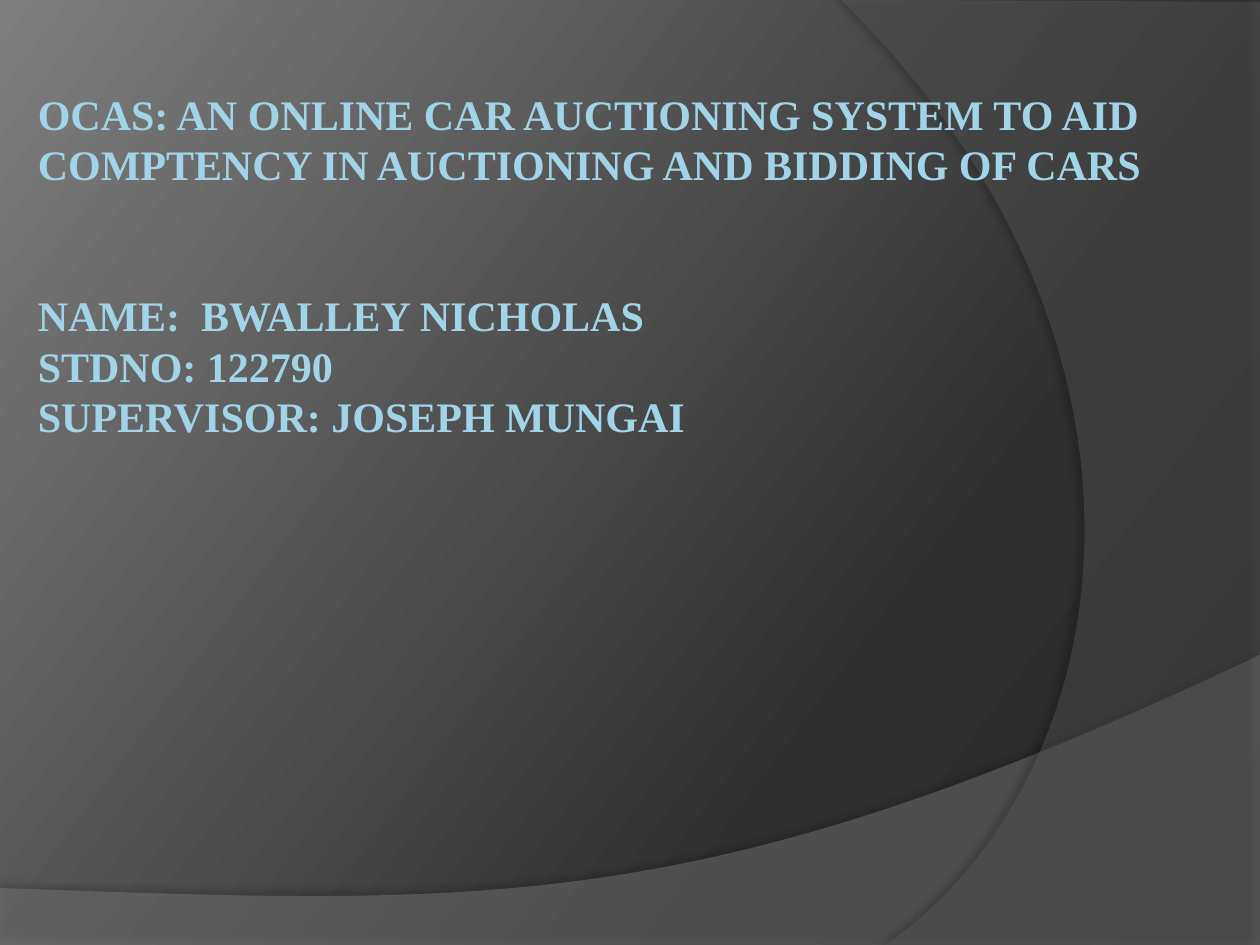
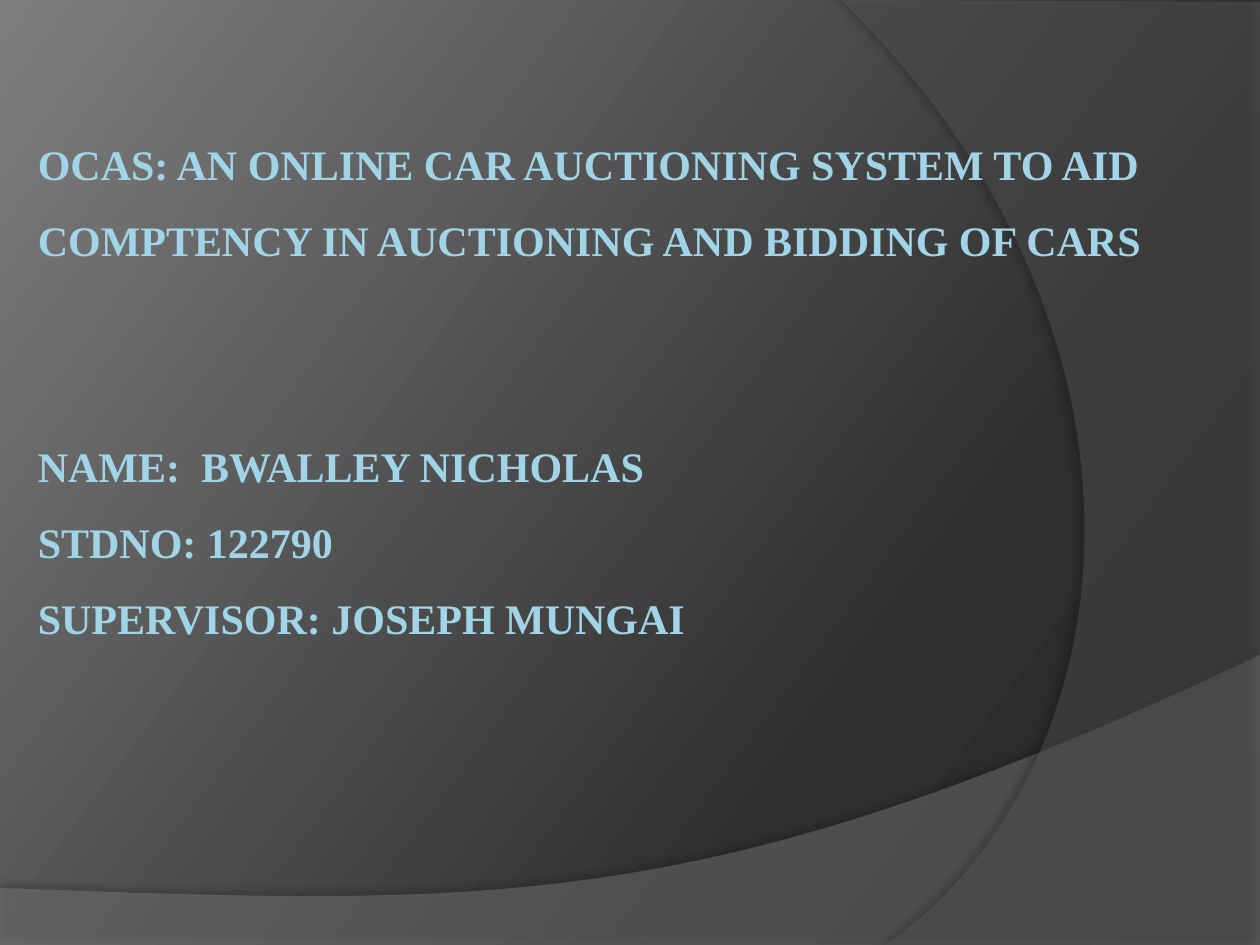
Before and after one commit to NickBwalley/Online-Car-Auctioning-System-Documentation, a slide deck: slide 1 of OCAS/Nicholas Bwalley_PowerPoint_122790.pptx. Drawn at 1260x945 pixels with LibreOffice and Linux fonts; fonts in the diff are those of the drawing. Boxes give left, top, right and bottom in pixels: in the first picture for what was removed or moved away, otherwise in the second. Text is boxed around its words. In the diff, an @@ line names an element or a change of style, - is before the commit and + after.

Commit message:
powerpoint

```diff
--- a/OCAS/Nicholas Bwalley_PowerPoint_122790.pptx
+++ b/OCAS/Nicholas Bwalley_PowerPoint_122790.pptx
@@ title "OCAS: AN ONLINE CAR AUCTIONING ..." at (38, 152, 1140, 635): line spacing 1 to 1.5 @@
```
